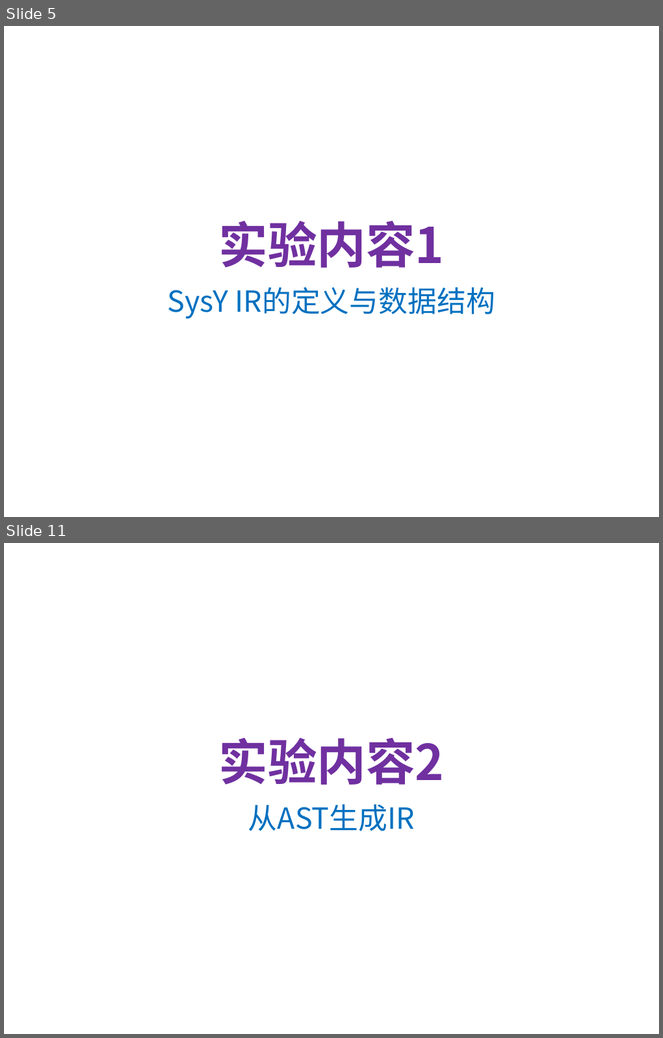
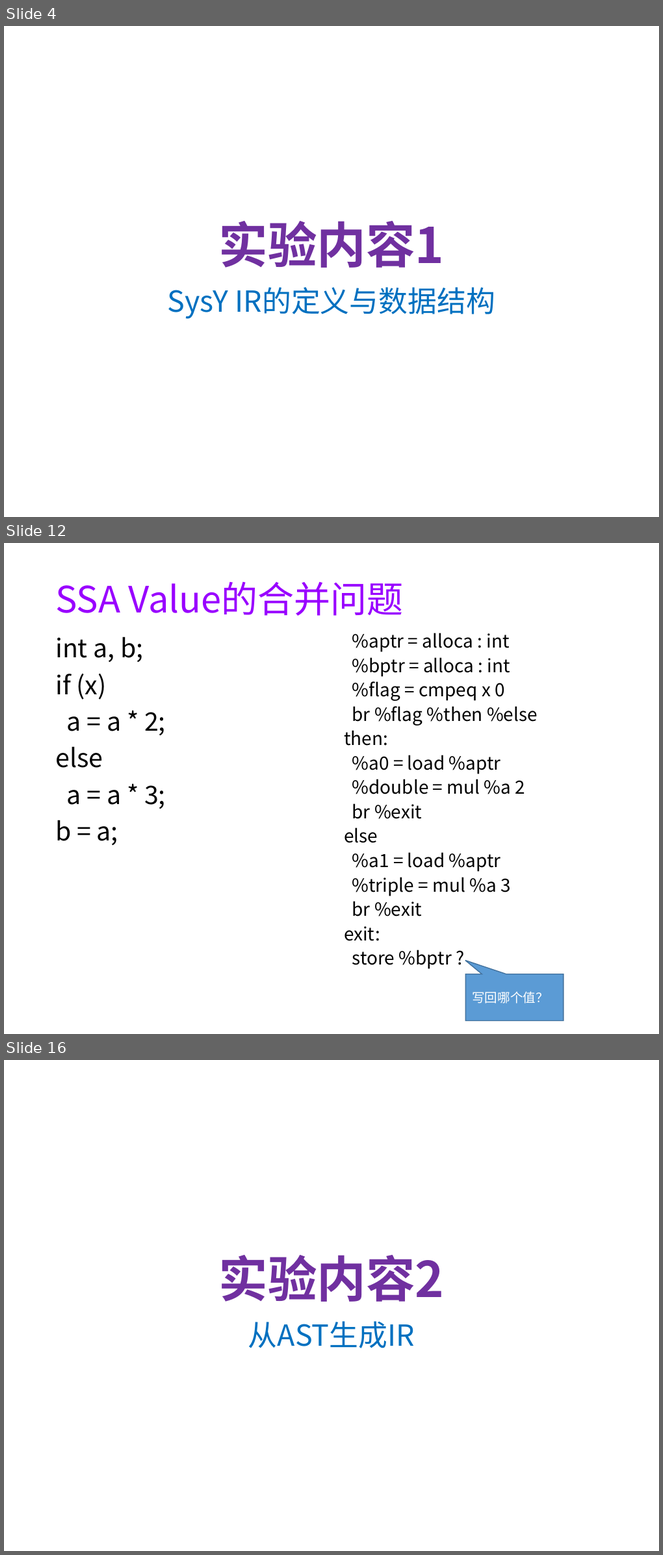
Before and after one commit to WangQingzhe/Sysy-compiler, a slide deck: doc/exp02-ir.pptx. Shown one above the other, each under a label of ours: slides 5 and 11 before the commit, slides 4, 12 and 16 after it; the slides between them are not shown. The pictures are 663x1038 and 663x1555 pixels, drawn with LibreOffice and Linux fonts; fonts in the diff are those of the drawing; background and template pictures are left out. Boxes give left, top, right and bottom in pixels: in the first picture for what was removed or moved away, otherwise in the second. Text is boxed around its words. In the diff, an @@ line names an element or a change of style, - is before the commit and + after.

```diff
--- a/doc/exp02-ir.pptx
+++ b/doc/exp02-ir.pptx
@@ slide 12 added at bbox=[4, 543, 659, 1034], background #FFFFFF @@
@@ title added at bbox=[55, 582, 404, 616], 40 pt, text #9900FF @@
+SSA Value的合并问题
@@ text added at bbox=[55, 637, 166, 845], 28 pt, text #000000 @@
+int a, b;
+if (x)
+a = a * 2;
+else
+a = a * 3;
+b = a;
@@ text added at bbox=[344, 633, 538, 969], 20 pt, text #000000 @@
+%aptr = alloca : int
+%bptr = alloca : int
+%flag = cmpeq x 0
+br %flag %then %else
+then:
+%a0 = load %aptr
+%double = mul %a 2
+br %exit
+else
+%a1 = load %aptr
+%triple = mul %a 3
+br %exit
+exit:
+store %bptr ?
@@ speech box added at bbox=[466, 975, 564, 1021], fill #5B9BD5, outline #43739E 1 pt, 14 pt, text #FFFFFF @@
+写回哪个值？
@@ what was slide 5 is now slide 4 @@
@@ what was slide 11 is now slide 16 @@
```
Also in this commit, not shown: 1 slide changed, 18 other slides added, 10 slides removed.
